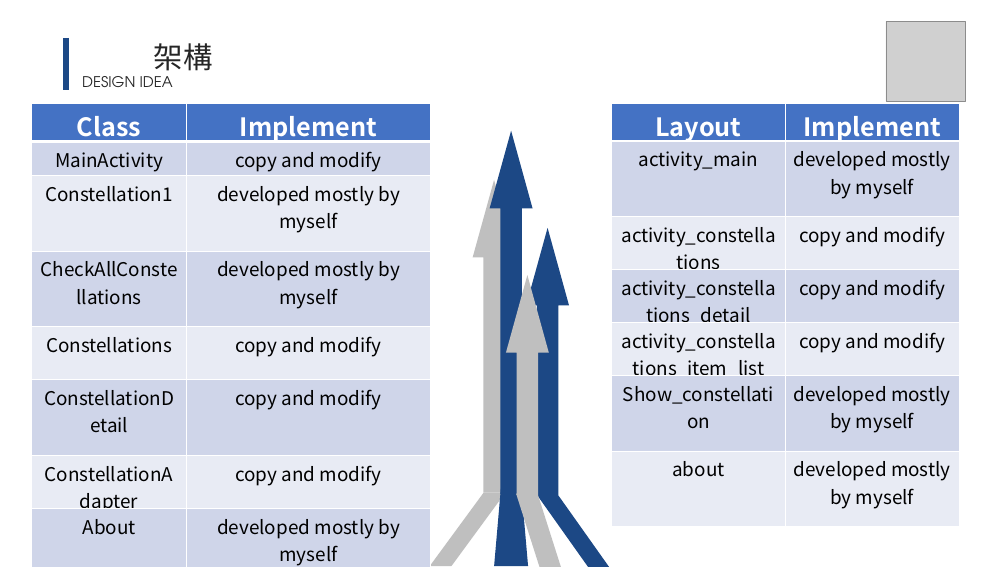
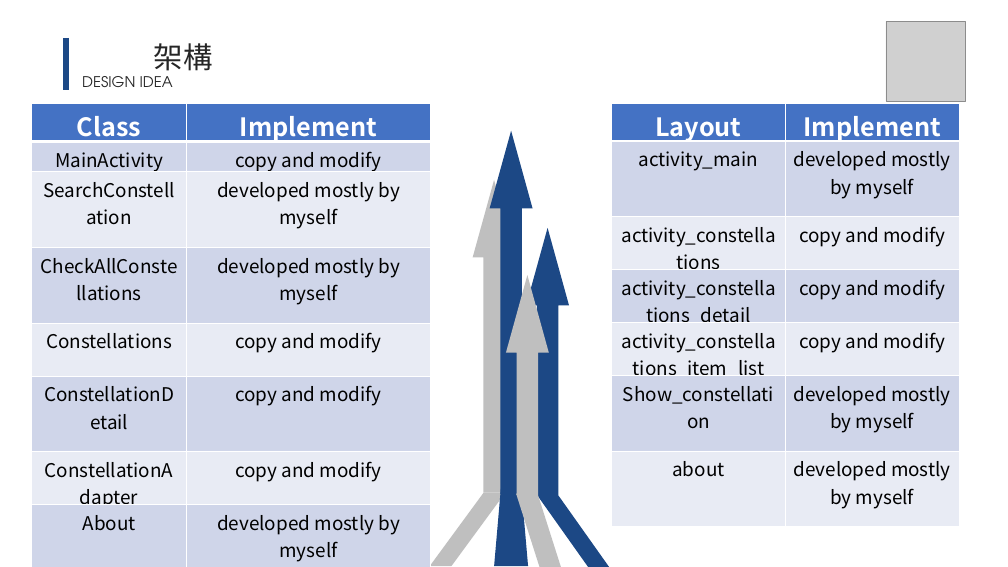
Before and after one commit to Summer8217/Android_Project, a slide deck: slide 23 of Android_Project.pptx. Drawn at 1008x567 pixels with LibreOffice and Linux fonts; fonts in the diff are those of the drawing; grey boxes stand for pictures. Boxes give left, top, right and bottom in pixels: in the first picture for what was removed or moved away, otherwise in the second. Text is boxed around its words. In the diff, an @@ line names an element or a change of style, - is before the commit and + after.

```diff
--- a/Android_Project.pptx
+++ b/Android_Project.pptx
@@ table at (32, 104, 430, 566) @@
-row 3, column 1: Constellation1
+row 3, column 1: SearchConstellation
```
Also in this commit, not shown: 4 other slides changed.
